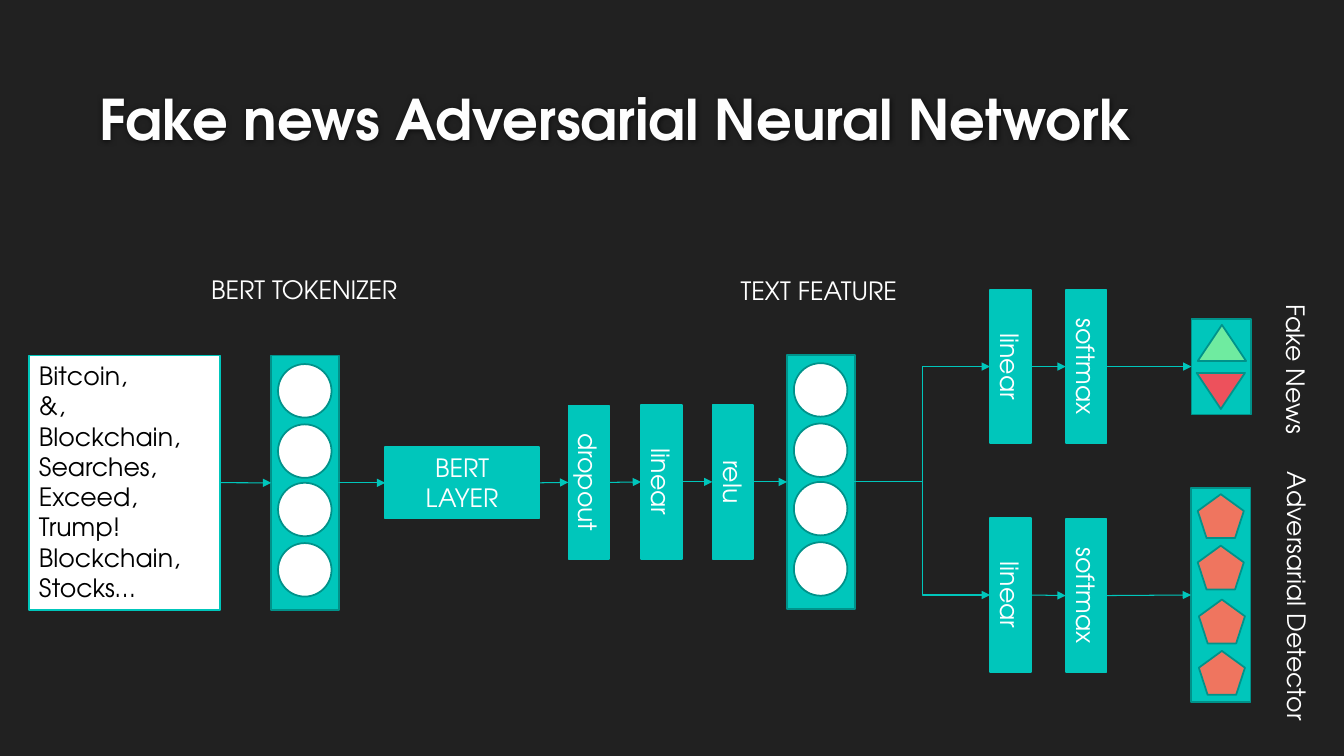
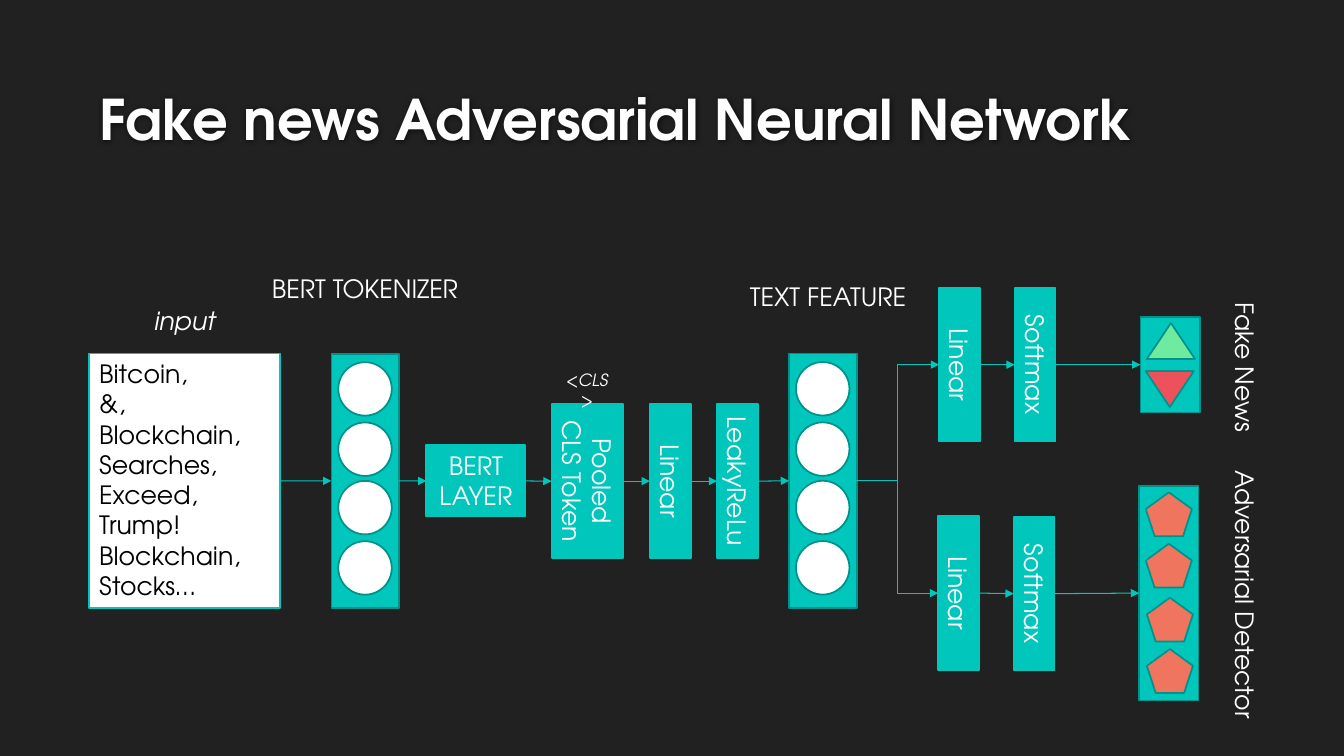
Before and after one commit to pablokvitca/ds4440-project, a slide deck: slide 7 of presentation.pptx. Drawn at 1344x756 pixels with LibreOffice and Linux fonts; fonts in the diff are those of the drawing; background and template pictures are left out. Boxes give left, top, right and bottom in pixels: in the first picture for what was removed or moved away, otherwise in the second. Text is boxed around its words. In the diff, an @@ line names an element or a change of style, - is before the commit and + after.

```diff
--- a/presentation.pptx
+++ b/presentation.pptx
@@ text "BERT TOKENIZER" at (272,279,458,299): alignment left to centre @@
@@ text "TEXT FEATURE": place and size @@
-text "TEXT FEATURE" at (741,281,897,301)
+text "TEXT FEATURE" at (750,287,906,307)
@@ text added at (154,311,215,335), 18 pt, text #FFFFFF, italic @@
+input
@@ text in rectangle at (1013,324,1056,411): text changed @@
-softmax
+Softmax
@@ text in rectangle at (937,335,980,399): text changed @@
-linear
+Linear
@@ text added at (566,373,608,388), 12 pt, text #FFFFFF, italic @@
+<CLS>
@@ elbow arrow moved from (855, 482) - (990, 367) to (857, 481) - (940, 365) @@
@@ rectangle "Pooled CLS Token": place and size @@
-rectangle "Pooled CLS Token" at (569,405,609,559)
+rectangle "Pooled CLS Token" at (552,404,623,559)
@@ rectangle "Linear": place and size @@
-rectangle "Linear" at (642,405,682,559)
+rectangle "Linear" at (651,404,691,558)
@@ rectangle "LeakyReLu": place and size @@
-rectangle "LeakyReLu" at (713,405,754,559)
+rectangle "LeakyReLu" at (717,404,758,558)
@@ rectangle "BERT LAYER": place and size @@
-rectangle "BERT LAYER" at (385,448,539,519)
+rectangle "BERT LAYER" at (426,446,525,517)
@@ text in rectangle at (550,425,623,540): text changed @@
-dropout
+Pooled CLS Token
@@ text in rectangle at (715,429,758,542): text changed @@
-relu
+LeakyReLu
@@ text in rectangle at (648,452,691,516): text changed @@
-linear
+Linear
@@ 4 ellipses, 2 rectangles, 1 text, 1 arrow: place and size @@
-4 ellipses, 2 rectangles, 1 text, 1 arrow at (29,280,397,610)
+4 ellipses, 2 rectangles, 1 text, 1 arrow at (90,279,458,608)
@@ arrow moved from (339, 483) - (385, 483) to (399, 481) - (426, 481) @@
@@ arrow moved from (539, 483) - (569, 483) to (525, 481) - (552, 481) @@
@@ arrow moved from (609, 483) - (641, 482) to (623, 481) - (650, 481) @@
@@ arrow moved from (682, 482) - (713, 482) to (691, 481) - (717, 481) @@
@@ arrow moved from (753, 482) - (787, 482) to (758, 481) - (789, 481) @@
@@ elbow arrow moved from (855, 482) - (990, 595) to (857, 481) - (939, 593) @@
@@ rectangle: place and size @@
-rectangle at (1192,488,1251,703)
+rectangle at (1139,486,1199,701)
@@ text in rectangle at (936,564,979,628): text changed @@
-linear
+Linear
@@ text in rectangle at (1012,553,1055,640): text changed @@
-softmax
+Softmax
@@ 5 rectangles, 4 pentagons, 4 arrows, 2 texts, 2 triangles: place and size @@
-5 rectangles, 4 pentagons, 4 arrows, 2 texts, 2 triangles at (991,289,1318,718)
+5 rectangles, 4 pentagons, 4 arrows, 2 texts, 2 triangles at (939,288,1266,716)
```
Also in this commit, not shown: 1 slide added, 14 other files.
